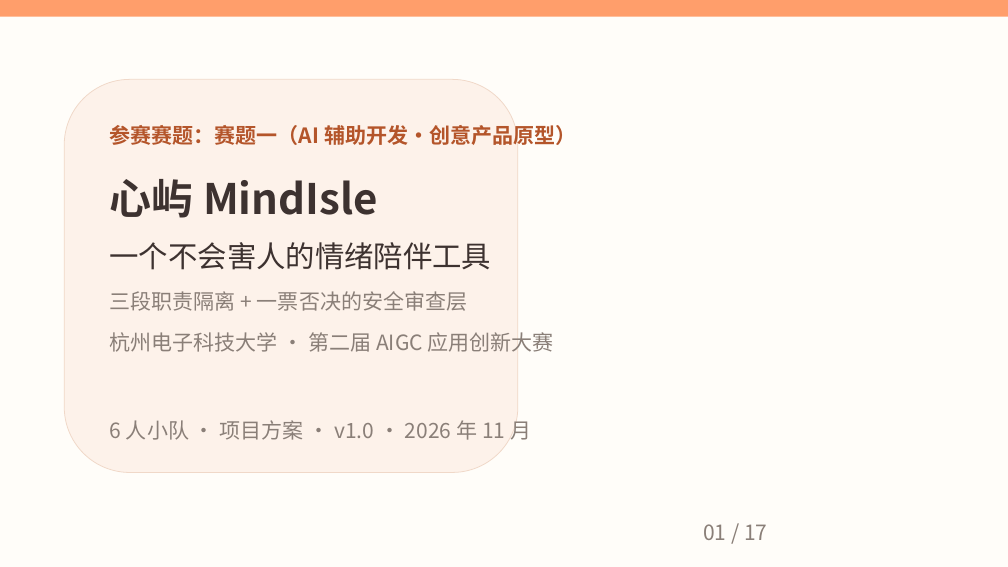
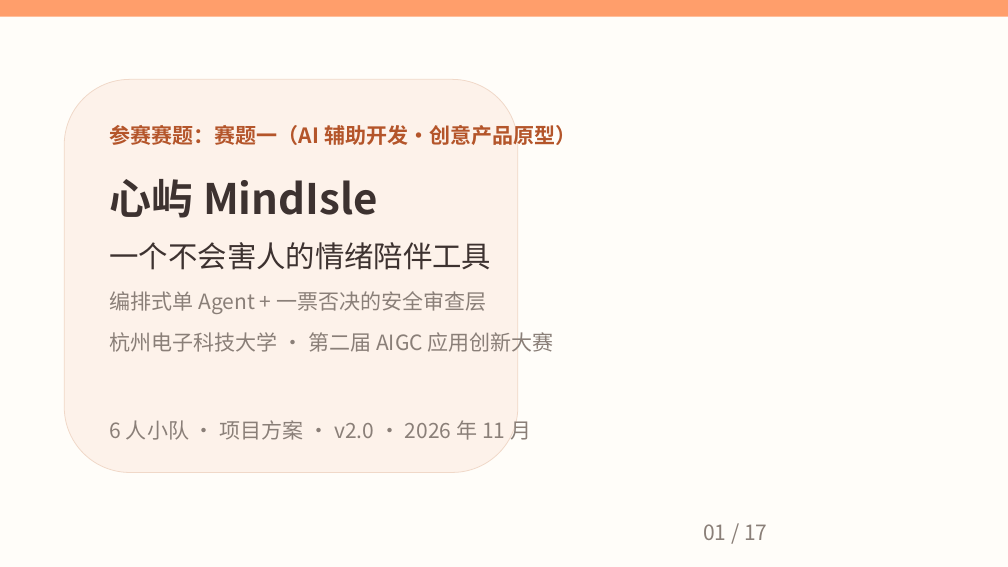
Before and after one commit to nanxiangzizui/xinyu, a slide deck: slide 1 of docs/02_项目方案.pptx. Drawn at 1008x567 pixels with LibreOffice and Linux fonts; fonts in the diff are those of the drawing. Boxes give left, top, right and bottom in pixels: in the first picture for what was removed or moved away, otherwise in the second. Text is boxed around its words. In the diff, an @@ line names an element or a change of style, - is before the commit and + after.

```diff
--- a/docs/02_项目方案.pptx
+++ b/docs/02_项目方案.pptx
@@ text at [110, 291, 486, 314]: text changed @@
-三段职责隔离 + 一票否决的安全审查层
+编排式单 Agent + 一票否决的安全审查层
@@ text at [110, 419, 531, 440]: text changed @@
-6 人小队 · 项目方案 · v1.0 · 2026 年 11 月
+6 人小队 · 项目方案 · v2.0 · 2026 年 11 月
```
Also in this commit, not shown: 9 other slides changed, 2 slides added, 2 slides removed, 51 other files.
